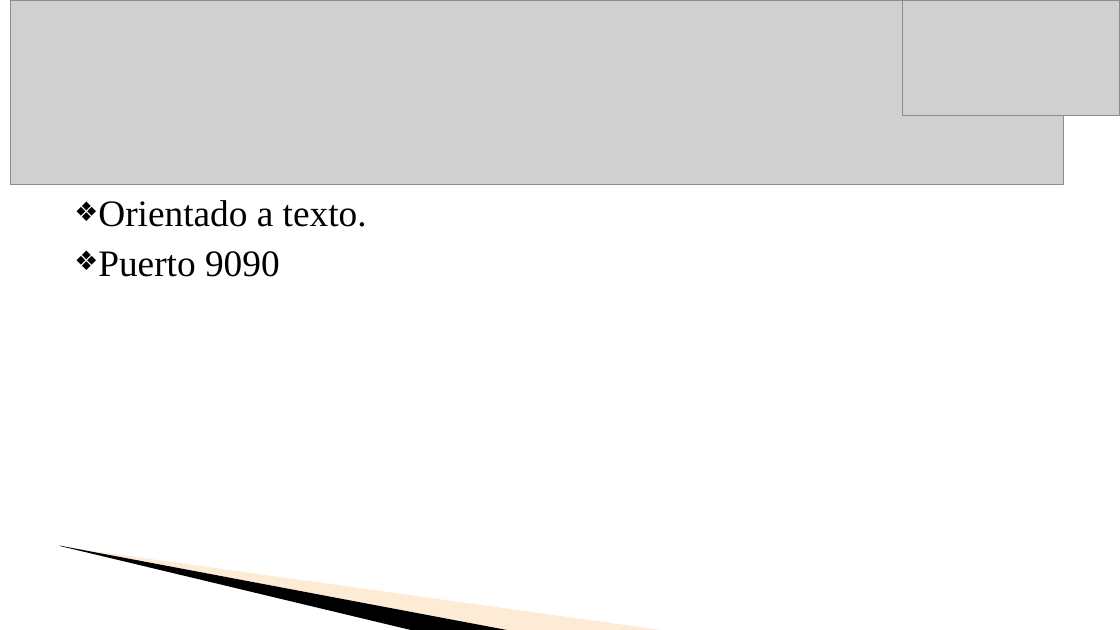
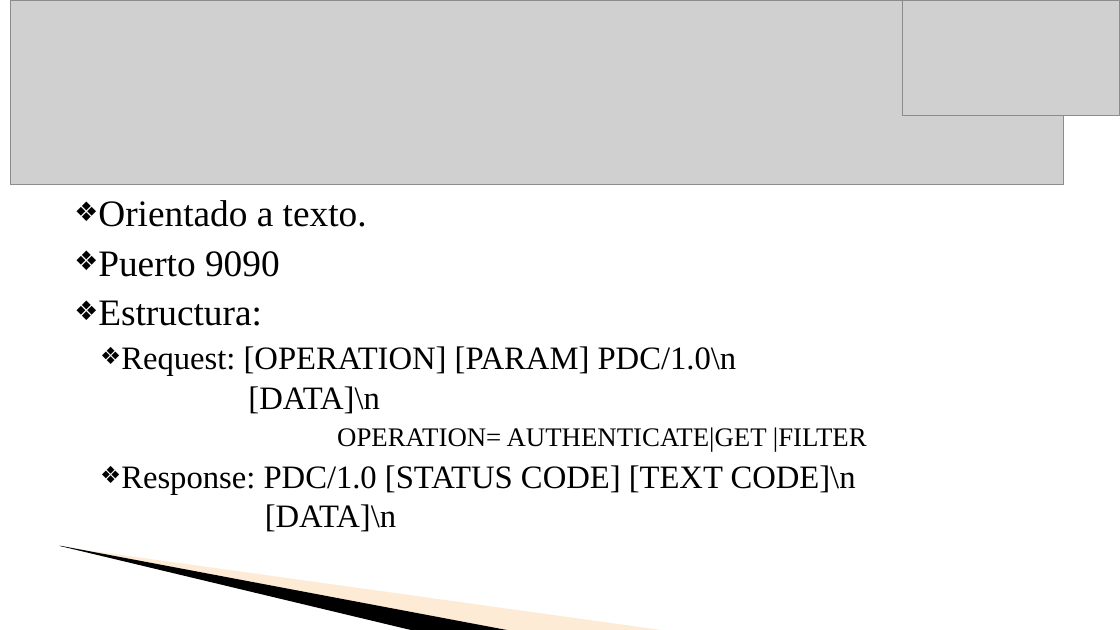
Before and after one commit to aguspagnoni/http-proxy, a slide deck: slide 7 of PPT PDC 1.ppt (slide 4 before the commit). Drawn at 1120x630 pixels with LibreOffice and Linux fonts; fonts in the diff are those of the drawing; grey boxes stand for pictures; background and template pictures are left out. Boxes give left, top, right and bottom in pixels: in the first picture for what was removed or moved away, otherwise in the second. Text is boxed around its words. In the diff, an @@ line names an element or a change of style, - is before the commit and + after.

```diff
--- a/PPT PDC 1.ppt
+++ b/PPT PDC 1.ppt
@@ text at box(98, 300, 867, 532): paragraphs added @@
+❖ Estructura:
+  ❖ Request: [OPERATION] [PARAM] PDC/1.0\n
+    [DATA]\n
+        OPERATION= AUTHENTICATE|GET |FILTER
+  ❖ Response: PDC/1.0 [STATUS CODE] [TEXT CODE]\n
+    [DATA]\n
```
Also in this commit, not shown: 1 other slide changed, 6 slides added, 3 slides removed.
